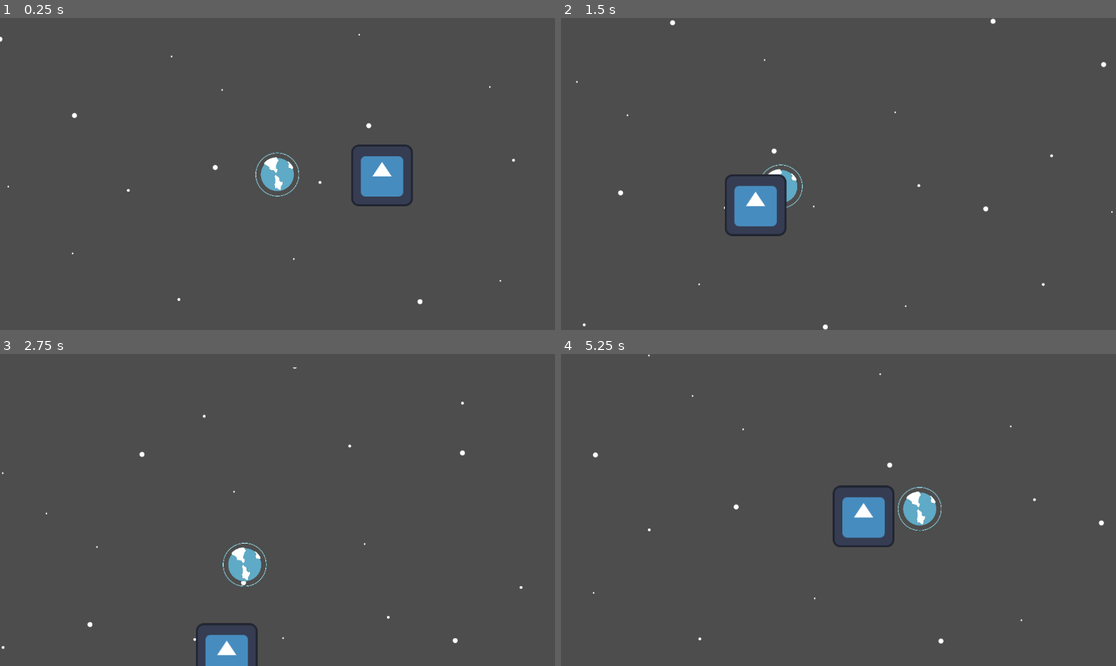
Above: before the commit, frames 1-4 (two rows, left to right).
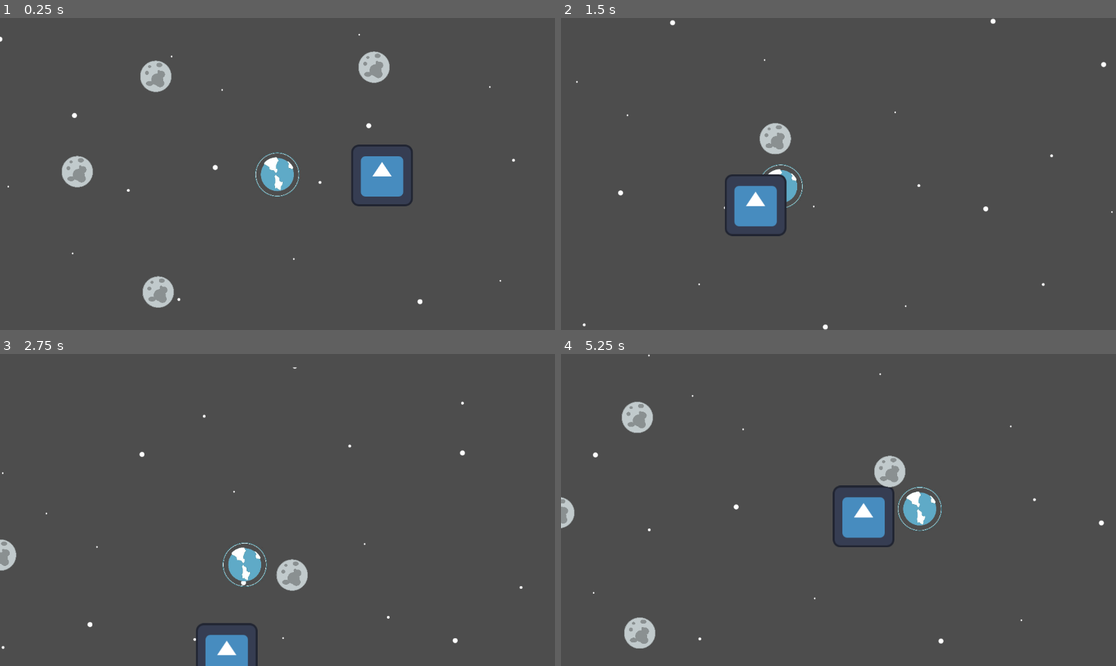
Above: after the commit, the same moments.

Repository: newohrim/planet-cycle-2d
Game: Godot game, scene res://levels/main.tscn
Same seed, same stepped clock (60 frames per second), same inputs: the game is played once before the commit and once after it. The engine's default icon, where the game draws it, is replaced by a stand-in: a white triangle on a blue panel in a dark square.
Inputs (mouse positions are in pixels of both pictures, inside the frame that each line leads up to):
- Up to frame 1 (0.25 s): no input
- Up to frame 2 (1.5 s): tap Enter at 0.5 s; move the mouse to (960, 158) at 0.52 s; move the mouse to (727, 189) at 1.27 s
- Up to frame 3 (2.75 s): move the mouse to (333, 441) at 2.02 s
- Up to frame 4 (5.25 s): move the mouse to (810, 572) at 2.77 s; move the mouse to (1005, 556) at 3.52 s; move the mouse to (672, 463) at 4.27 s; move the mouse to (866, 510) at 5.02 s

The runs differ from the first frame. In frame 1, 1.8% of the frame differs, in the area x 11-71%, y 10-93%; in frame 2, 0.5%; in frame 3, 0.7%; in frame 4, 1.6%.

Commit message:
added moons and their movement

Diff:
--- /dev/null
+++ b/entities/moon.tscn
@@ -0,0 +1,27 @@
+[gd_scene load_steps=5 format=3 uid="uid://66qjc3bhf4h5"]
+
+[ext_resource type="Script" uid="uid://b067wr52gh0pn" path="res://scripts/nodes/orbitable_area_2d.gd" id="1_arc8c"]
+[ext_resource type="Texture2D" uid="uid://uq0m5yq34qv2" path="res://assets/sprites/moons/Moon1.png" id="1_slxk6"]
+[ext_resource type="Script" uid="uid://yn0xi8afng5w" path="res://scripts/components/orbit_move_component.gd" id="2_slxk6"]
+
+[sub_resource type="CircleShape2D" id="CircleShape2D_b0kkn"]
+radius = 34.222378
+
+[node name="Moon" type="Area2D" node_paths=PackedStringArray("move_component") groups=["orbitable"]]
+collision_layer = 4
+collision_mask = 2
+script = ExtResource("1_arc8c")
+move_component = NodePath("MoveComponent")
+metadata/_custom_type_script = "uid://b067wr52gh0pn"
+
+[node name="PlanetSprite" type="Sprite2D" parent="."]
+scale = Vector2(0.13, 0.13)
+texture = ExtResource("1_slxk6")
+
+[node name="PlanetShape2D" type="CollisionShape2D" parent="."]
+position = Vector2(0, 1.105)
+shape = SubResource("CircleShape2D_b0kkn")
+
+[node name="MoveComponent" type="Node" parent="."]
+script = ExtResource("2_slxk6")
+move_speed = -3.5
--- a/entities/player.tscn
+++ b/entities/player.tscn
@@ -1,10 +1,14 @@
-[gd_scene load_steps=4 format=3 uid="uid://be17nt4mpyrg7"]
+[gd_scene load_steps=6 format=3 uid="uid://be17nt4mpyrg7"]
 
 [ext_resource type="Texture2D" uid="uid://yxigl88qou4l" path="res://assets/sprites/planets/Earth.png" id="1_merdl"]
 [ext_resource type="Script" uid="uid://d0bb0ee77wahy" path="res://scripts/components/player_move_component.gd" id="2_b0kkn"]
+[ext_resource type="Script" uid="uid://dvv144haohx4p" path="res://scripts/nodes/gravity_area_2d.gd" id="3_e4p34"]
 
 [sub_resource type="CircleShape2D" id="CircleShape2D_b0kkn"]
 radius = 47.042534
+
+[sub_resource type="CircleShape2D" id="CircleShape2D_rfe5m"]
+radius = 172.01163
 
 [node name="Player" type="Area2D"]
 
@@ -21,3 +25,15 @@
 move_speed = 300.0
 max_speed_px = 1.0
 move_threshold_pix = 20
+
+[node name="GravityArea2D" type="Area2D" parent="."]
+collision_layer = 2
+collision_mask = 4
+script = ExtResource("3_e4p34")
+orbit_radius = 100.0
+
+[node name="GravityShape2D" type="CollisionShape2D" parent="GravityArea2D"]
+shape = SubResource("CircleShape2D_rfe5m")
+debug_color = Color(0.57679063, 0.5517666, 0.12584257, 0.41960785)
+
+[connection signal="area_entered" from="GravityArea2D" to="GravityArea2D" method="_on_area_entered"]
--- a/levels/main.tscn
+++ b/levels/main.tscn
@@ -1,10 +1,11 @@
-[gd_scene load_steps=6 format=3 uid="uid://br37fox2sv645"]
+[gd_scene load_steps=7 format=3 uid="uid://br37fox2sv645"]
 
 [ext_resource type="PackedScene" uid="uid://be17nt4mpyrg7" path="res://entities/player.tscn" id="1_2262g"]
 [ext_resource type="Texture2D" uid="uid://c6wsjvhyo56db" path="res://assets/sprites/background/stars.png" id="1_wdj6m"]
 [ext_resource type="Texture2D" uid="uid://jyx3g3vkkqp" path="res://icon.svg" id="3_l8qe7"]
 [ext_resource type="Script" uid="uid://edsa7hn0nv8a" path="res://scripts/components/player_camera_movement_component.gd" id="3_m1504"]
 [ext_resource type="Script" uid="uid://23fe0je0xtif" path="res://scripts/components/background_scroll_component.gd" id="4_ifaiv"]
+[ext_resource type="PackedScene" uid="uid://66qjc3bhf4h5" path="res://entities/moon.tscn" id="5_5k4jt"]
 
 [node name="Root" type="Node2D"]
 
@@ -30,3 +31,15 @@
 [node name="Sprite2D" type="Sprite2D" parent="."]
 position = Vector2(217, 3)
 texture = ExtResource("3_l8qe7")
+
+[node name="Moon" parent="." instance=ExtResource("5_5k4jt")]
+position = Vector2(-416, -6)
+
+[node name="Moon2" parent="." instance=ExtResource("5_5k4jt")]
+position = Vector2(-253, -204)
+
+[node name="Moon3" parent="." instance=ExtResource("5_5k4jt")]
+position = Vector2(200, -223)
+
+[node name="Moon4" parent="." instance=ExtResource("5_5k4jt")]
+position = Vector2(-248, 244)
--- a/project.godot
+++ b/project.godot
@@ -15,6 +15,16 @@
 config/features=PackedStringArray("4.5", "GL Compatibility")
 config/icon="res://icon.svg"
 
+[global_group]
+
+orbitable=""
+
+[layer_names]
+
+2d_physics/layer_1="Player"
+2d_physics/layer_2="PlayerGravityField"
+2d_physics/layer_3="Orbitables"
+
 [rendering]
 
 renderer/rendering_method="gl_compatibility"
--- a/scripts/components/background_scroll_component.gd
+++ b/scripts/components/background_scroll_component.gd
@@ -13,5 +13,4 @@
 	if !camera:
 		return
 	var camera_pos = camera.get_global_transform().origin# + camera.offset
-	print(target_background.region_rect.position)
 	target_background.region_rect.position = camera_pos
--- /dev/null
+++ b/scripts/components/orbit_move_component.gd
@@ -0,0 +1,32 @@
+class_name OrbitMoveComponent
+extends Node
+
+@export var move_speed : float = 1.0
+
+var target : Node2D
+var cur_angle : float = 0.0  # in radians
+var radius : float
+
+func begin_orbit(_target : Node2D, _radius : float) -> void:
+	target = _target
+	radius = _radius
+	set_process(true)
+
+func _ready() -> void:
+	pass
+	#if !target:
+	#	set_process(false)
+
+func _process(delta: float) -> void:
+	if !target:
+		return
+
+	cur_angle += move_speed * delta
+
+	var owner_2d = owner as Node2D
+	owner_2d.position = _get_orbital_pos()
+	print(owner_2d.position)
+
+func _get_orbital_pos() -> Vector2:
+	var offset = Vector2(cos(cur_angle), sin(cur_angle))
+	return target.global_position + offset * radius
--- /dev/null
+++ b/scripts/nodes/gravity_area_2d.gd
@@ -0,0 +1,30 @@
+class_name GravityArea2D
+extends Area2D
+
+@export var max_bodies_on_orbit : int = 3
+@export var orbit_radius: float = 5.0
+
+var orbited_bodies : Array[Node2D]
+
+func _ready() -> void:
+	orbited_bodies.resize(max_bodies_on_orbit)
+
+func _on_area_entered(body: Area2D) -> void:
+	if not body.is_in_group("orbitable"):
+		return
+
+	var free_idx = _find_free_slot()
+	if free_idx < 0:
+		return
+
+	orbited_bodies[free_idx] = body
+	body.tree_exiting.connect(_remove_from_orbit.bind(body))
+	body.make_orbit(self, orbit_radius * (free_idx + 1))
+
+func _find_free_slot() -> int:
+	return orbited_bodies.find_custom(func(body): return not is_instance_valid(body))
+
+func _remove_from_orbit(body: Node2D) -> void:
+	var idx = orbited_bodies.find(body)
+	if idx >= 0:
+		orbited_bodies[idx] = null
--- /dev/null
+++ b/scripts/nodes/orbitable_area_2d.gd
@@ -0,0 +1,7 @@
+class_name OrbitableArea2D
+extends Area2D
+
+@export var move_component : OrbitMoveComponent
+
+func make_orbit(target_area : GravityArea2D, orbit_radius : float):
+	move_component.begin_orbit(target_area, orbit_radius)
Binary file added: assets/sprites/moons/Moon1.png
Not shown, added: assets/sprites/moons/Moon1.png.import
Binary file added: assets/sprites/moons/Moon2.png
Not shown, added: assets/sprites/moons/Moon2.png.import
Binary file added: assets/sprites/moons/Moon3.png
Not shown, added: assets/sprites/moons/Moon3.png.import
Binary file added: assets/sprites/moons/Moon4.png
Not shown, added: assets/sprites/moons/Moon4.png.import
Not shown, added: scripts/components/orbit_move_component.gd.uid
Not shown, added: scripts/nodes/gravity_area_2d.gd.uid
Not shown, added: scripts/nodes/orbitable_area_2d.gd.uid
